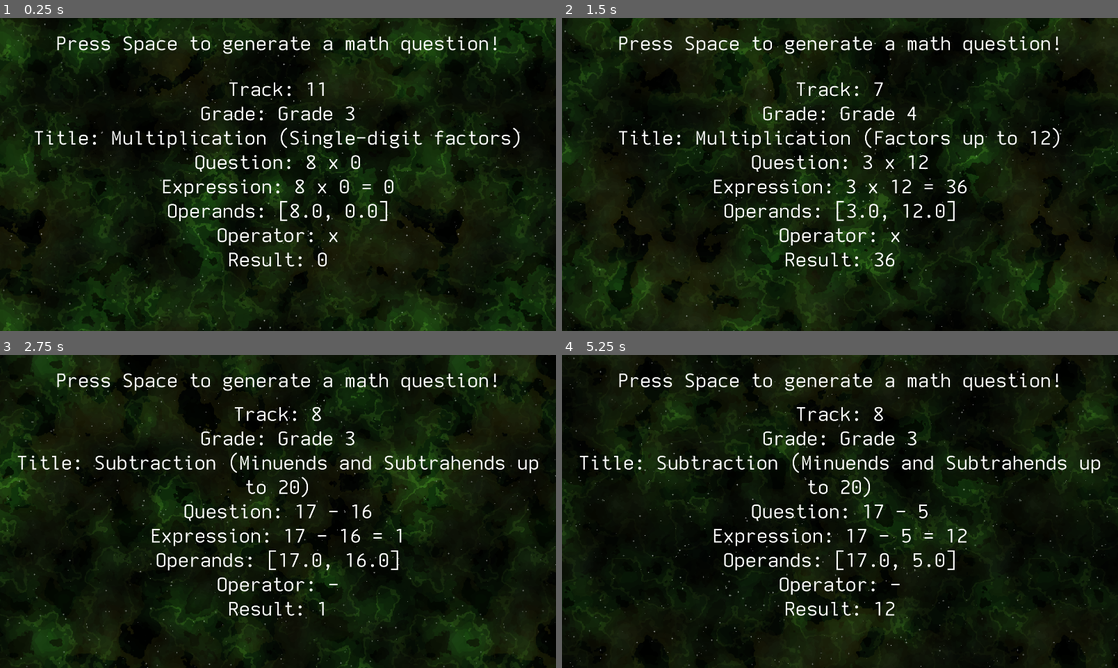
Above: before the commit, frames 1-4 (two rows, left to right).
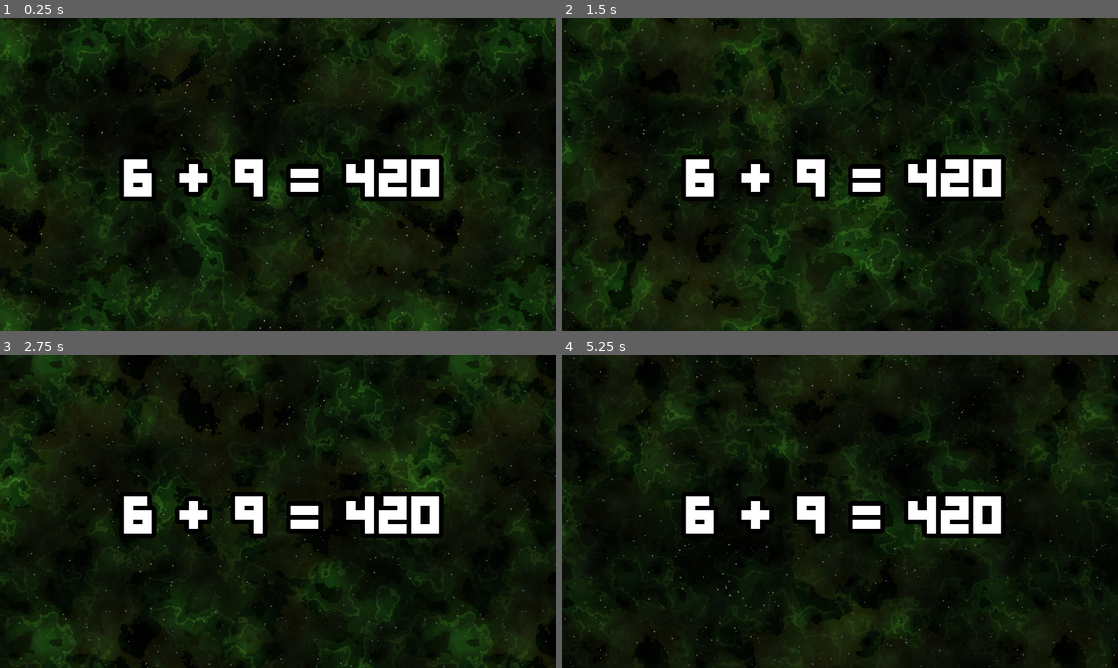
Above: after the commit, the same moments.

Repository: Blueman3612/Space-Math
Game: Godot game, scene res://scenes/main.tscn
Two runs of this game, one before a commit and one after it. Both use one fixed random seed, a clock stepped at 60 frames per second and the inputs below.
Inputs:
- Up to frame 1 (0.25 s): no input
- Up to frame 2 (1.5 s): tap Space at 0.5, 0.77, 1.25 s; tap R at 0.6, 1.35 s
- Up to frame 3 (2.75 s): tap Space at 1.52, 2 s; tap R at 2.1 s
- Up to frame 4 (5.25 s): tap Space at 2.75, 3.02, 3.5, 3.77, 4.25, 4.52 s; tap R every 0.75 s from 2.85 to 5.1 s

The runs differ from the first frame. In frame 1, 8.4% of the frame differs, in the area x 6-94%, y 5-80%; in frame 2, 8.1%; in frame 3, 8.7%, in the area x 3-97%, y 5-84%; in frame 4, 8.4%.

Commit message:
Add .gitattributes and .gitignore files, update editor configurations, and import new font assets. Adjusted scene and label settings for improved layout and functionality.

Diff:
--- a/scenes/main.tscn
+++ b/scenes/main.tscn
@@ -1,12 +1,14 @@
 [gd_scene load_steps=5 format=3 uid="uid://dgsyvy33jqe6f"]
 
 [ext_resource type="Script" uid="uid://b7dgkimpo8qo0" path="res://scripts/main.gd" id="1_8k3xf"]
-[ext_resource type="FontFile" uid="uid://ducfmkmh1qqbc" path="res://assets/fonts/diffusion.ttf" id="2_0wfyh"]
 [ext_resource type="PackedScene" uid="uid://cfyfodwnxrl3q" path="res://scenes/space_background.tscn" id="3_space_bg"]
+[ext_resource type="FontFile" uid="uid://d4jen7ry6jk7n" path="res://assets/fonts/GravityBold8.ttf" id="3_sugp2"]
 
-[sub_resource type="LabelSettings" id="LabelSettings_o5qli"]
-font = ExtResource("2_0wfyh")
-font_size = 64
+[sub_resource type="LabelSettings" id="LabelSettings_0wfyh"]
+font = ExtResource("3_sugp2")
+font_size = 128
+outline_size = 64
+outline_color = Color(0, 0, 0, 1)
 
 [node name="Main" type="Node2D"]
 script = ExtResource("1_8k3xf")
@@ -19,37 +21,19 @@
 [node name="Camera2D" type="Camera2D" parent="."]
 anchor_mode = 0
 
-[node name="QuestionLabel" type="Label" parent="."]
+[node name="Problem" type="Label" parent="."]
 anchors_preset = 8
 anchor_left = 0.5
 anchor_top = 0.5
 anchor_right = 0.5
 anchor_bottom = 0.5
-offset_right = 1920.0
-offset_bottom = 1080.0
-z_index = 10
+offset_left = 960.0
+offset_top = 540.0
+offset_right = 1000.0
+offset_bottom = 563.0
 grow_horizontal = 2
 grow_vertical = 2
-text = "Press Space to generate a math question!"
-label_settings = SubResource("LabelSettings_o5qli")
+text = "6 + 9 = 420"
+label_settings = SubResource("LabelSettings_0wfyh")
 horizontal_alignment = 1
 vertical_alignment = 1
-autowrap_mode = 3
-
-[node name="InfoLabel" type="Label" parent="."]
-anchors_preset = 8
-anchor_left = 0.5
-anchor_top = 0.5
-anchor_right = 0.5
-anchor_bottom = 0.5
-offset_top = -452.0
-offset_right = 1920.0
-offset_bottom = 628.0
-z_index = 10
-grow_horizontal = 2
-grow_vertical = 2
-text = "Press Space to generate a math question!"
-label_settings = SubResource("LabelSettings_o5qli")
-horizontal_alignment = 1
-vertical_alignment = 1
-autowrap_mode = 3
Binary file added: assets/fonts/GravityBold8.ttf
Not shown, added: assets/fonts/GravityBold8.ttf.import
Binary file added: assets/fonts/diffusion-bold.ttf
Not shown, added: assets/fonts/diffusion-bold.ttf.import
Not shown, added: .gitattributes
Not shown, added: .gitignore
